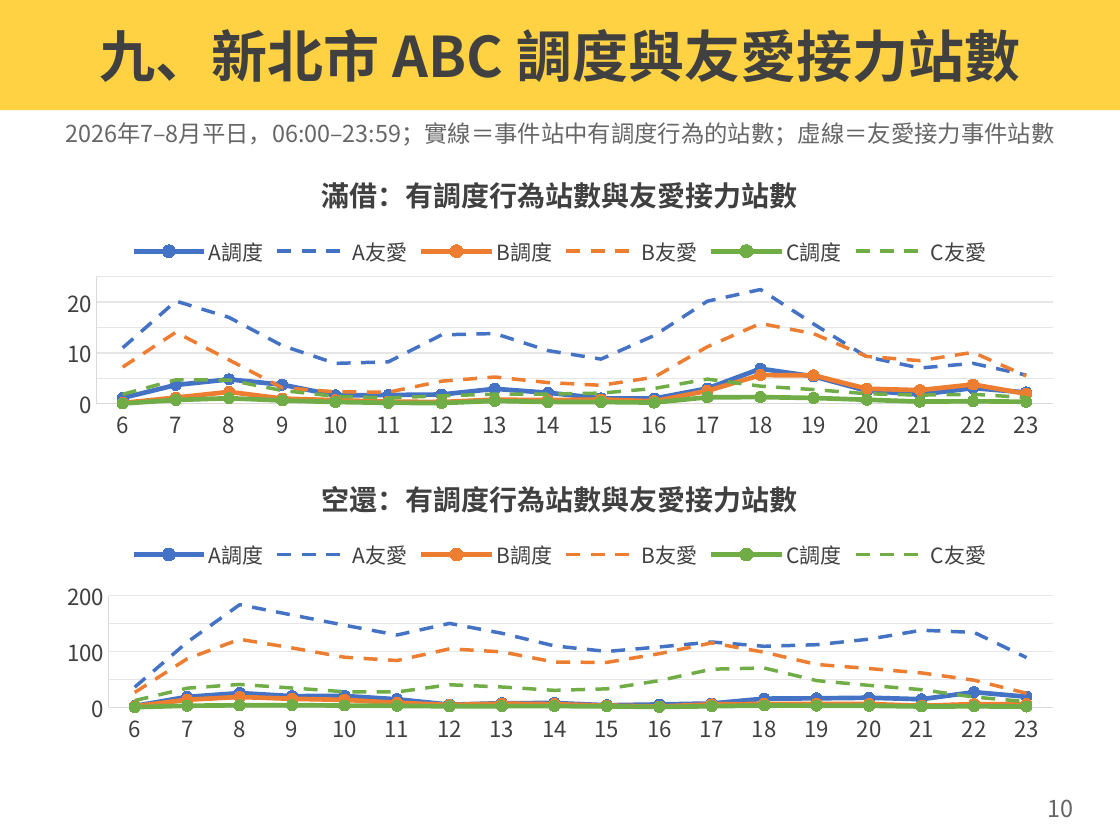
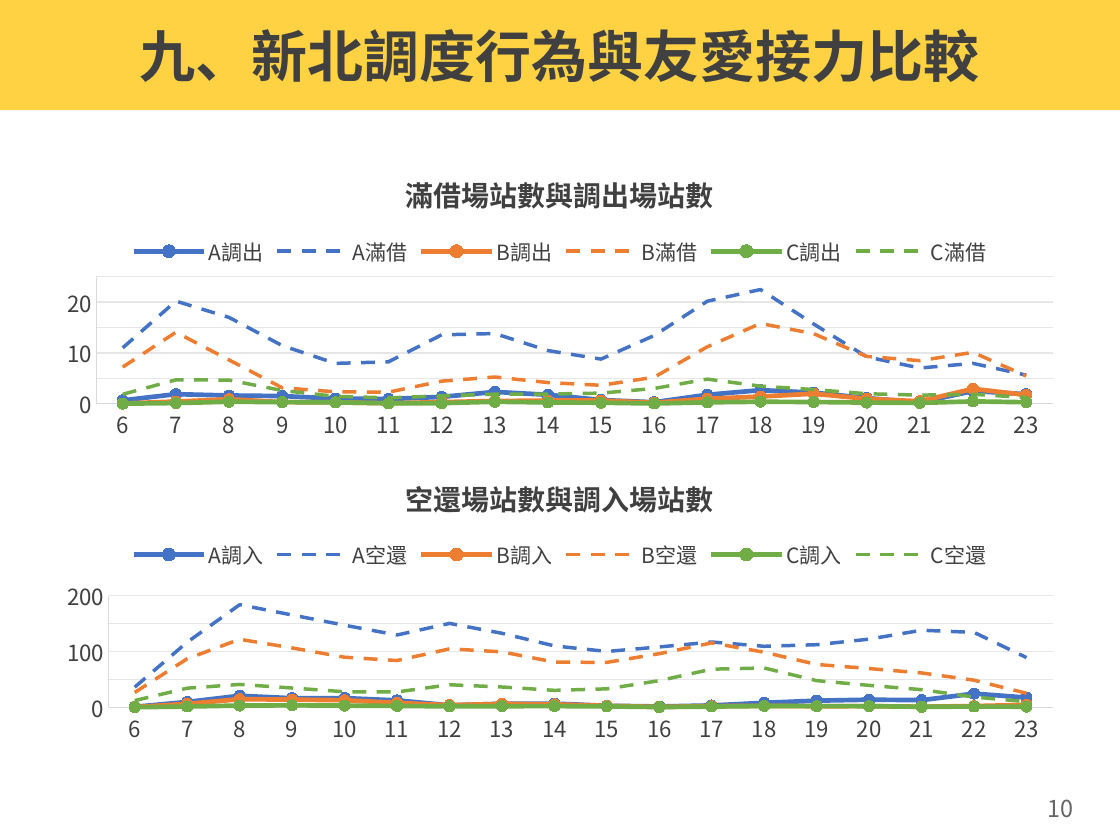
Before and after one commit to hippop3c/monthly-report, a slide deck: slide 9 of dist/files/台大微型調度車202609v6_友愛接力熱力圖_v9.pptx. Drawn at 1120x840 pixels with LibreOffice and Linux fonts; fonts in the diff are those of the drawing. Boxes give left, top, right and bottom in pixels: in the first picture for what was removed or moved away, otherwise in the second. Text is boxed around its words. In the diff, an @@ line names an element or a change of style, - is before the commit and + after.

```diff
--- a/dist/files/台大微型調度車202609v6_友愛接力熱力圖_v9.pptx
+++ b/dist/files/台大微型調度車202609v6_友愛接力熱力圖_v9.pptx
@@ text in rectangle at (140,29,980,82): text changed @@
-九、新北市 ABC 調度與友愛接力站數
+九、新北調度行為與友愛接力比較
@@ text removed at (65,122,1054,146) @@
-2026年7–8月平日，06:00–23:59；實線＝事件站中有調度行為的站數；虛線＝友愛接力事件站數
@@ line chart at (47,155,1074,446) @@
@@ title "滿借：有調度行為站數與友愛接力站數 " to "滿借場站數與調出場站數 " @@
-A調度: 1.2, 3.7, 4.8, 3.8, 1.7, 1.7, 1.8, 3, 2.2, 1.1, 1, 3, 6.9, 5.4, 2.6, 1.8, 3.1, 2.3
+A調出: 0.7, 1.9, 1.7, 1.5, 1, 1, 1.4, 2.3, 1.8, 0.8, 0.3, 1.8, 2.7, 2.2, 1.1, 0.3, 2.5, 1.9
-A友愛: 11, 20.2, 17, 11.4, 8, 8.3, 13.6, 13.8, 10.5, 8.8, 13.4, 20.2, 22.5, 15.7, 9.2, 7, 8, 5.7
+A滿借: 11, 20.2, 17, 11.4, 8, 8.3, 13.6, 13.8, 10.5, 8.8, 13.4, 20.2, 22.5, 15.7, 9.2, 7, 8, 5.7
-B調度: 0.2, 1.2, 2.3, 1, 0.7, 0.4, 0.4, 0.8, 0.7, 0.9, 0.5, 2.6, 5.7, 5.6, 3, 2.7, 3.8, 2
+B調出: 0.1, 0.5, 0.9, 0.3, 0.3, 0.1, 0.3, 0.6, 0.7, 0.7, 0.2, 1, 1.4, 2, 1, 0.5, 3, 1.7
-B友愛: 7.2, 14.1, 8.6, 3.2, 2.4, 2.3, 4.5, 5.3, 4.2, 3.7, 5.2, 11.2, 15.8, 13.8, 9.3, 8.5, 10.1, 5.5
+B滿借: 7.2, 14.1, 8.6, 3.2, 2.4, 2.3, 4.5, 5.3, 4.2, 3.7, 5.2, 11.2, 15.8, 13.8, 9.3, 8.5, 10.1, 5.5
-C調度: 0.1, 0.8, 1.1, 0.7, 0.4, 0.2, 0.2, 0.6, 0.4, 0.4, 0.3, 1.3, 1.3, 1.2, 0.8, 0.4, 0.5, 0.4
+C調出: 0, 0.2, 0.4, 0.3, 0.3, 0.1, 0.1, 0.4, 0.3, 0.2, 0.1, 0.3, 0.4, 0.4, 0.3, 0.2, 0.5, 0.3
-C友愛: 1.9, 4.7, 4.7, 2.6, 1.5, 1.2, 1.6, 1.9, 1.9, 2.1, 3, 4.9, 3.5, 2.8, 2, 1.7, 1.9, 1.3
+C滿借: 1.9, 4.7, 4.7, 2.6, 1.5, 1.2, 1.6, 1.9, 1.9, 2.1, 3, 4.9, 3.5, 2.8, 2, 1.7, 1.9, 1.3
@@ line chart at (47,457,1074,748) @@
@@ title "空還：有調度行為站數與友愛接力站數 " to "空還場站數與調入場站數 " @@
-A調度: 2, 19, 25, 20, 20, 14, 5, 7, 8, 4, 5, 7, 15, 16, 17, 14, 27, 19
+A調入: 1, 9, 21, 16, 16, 12, 3, 6, 6, 3, 1, 3, 8, 12, 13, 13, 24, 17
-A友愛: 36, 117, 184, 165, 147, 130, 150, 133, 110, 100, 108, 117, 109, 112, 122, 138, 134, 89
+A空還: 36, 117, 184, 165, 147, 130, 150, 133, 110, 100, 108, 117, 109, 112, 122, 138, 134, 89
-B調度: 2, 13, 18, 15, 13, 8, 4, 6, 5, 3, 1, 5, 6, 6, 6, 3, 6, 5
+B調入: 0, 6, 14, 14, 13, 8, 4, 6, 5, 2, 0, 2, 2, 2, 2, 1, 2, 4
-B友愛: 26, 87, 122, 106, 90, 84, 105, 99, 81, 80, 96, 115, 99, 77, 69, 61, 48, 25
+B空還: 26, 87, 122, 106, 90, 84, 105, 99, 81, 80, 96, 115, 99, 77, 69, 61, 48, 25
-C調度: 0, 3, 3, 4, 3, 2, 2, 2, 2, 2, 0, 2, 3, 3, 3, 1, 2, 1
+C調入: 0, 1, 3, 3, 3, 2, 2, 2, 2, 1, 0, 1, 2, 2, 2, 1, 1, 1
-C友愛: 12, 34, 41, 34, 28, 27, 40, 36, 30, 33, 48, 68, 70, 48, 39, 31, 18, 10
+C空還: 12, 34, 41, 34, 28, 27, 40, 36, 30, 33, 48, 68, 70, 48, 39, 31, 18, 10
```
Also in this commit, not shown: 1 other slide changed, 2 other files.
